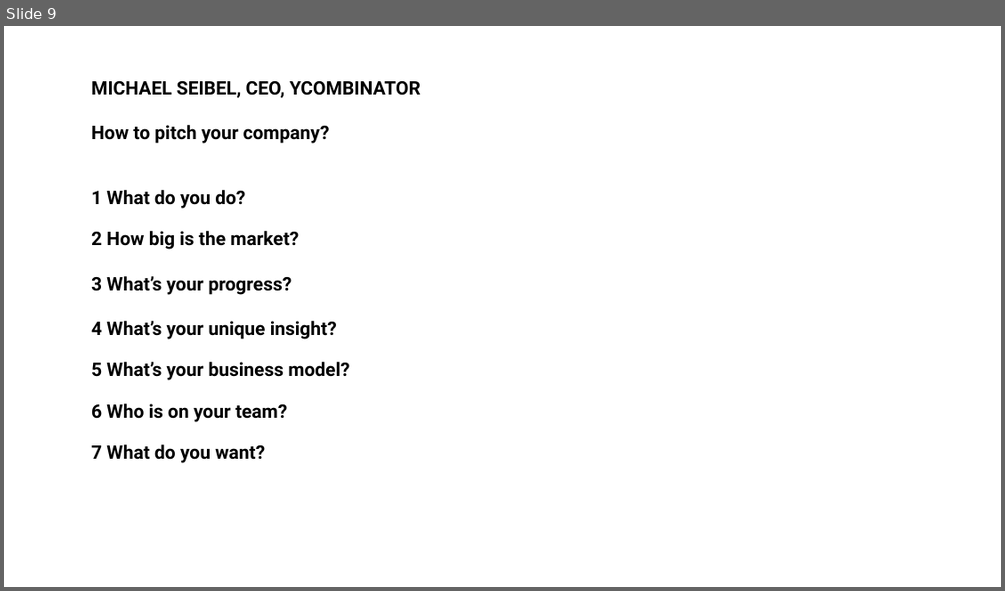
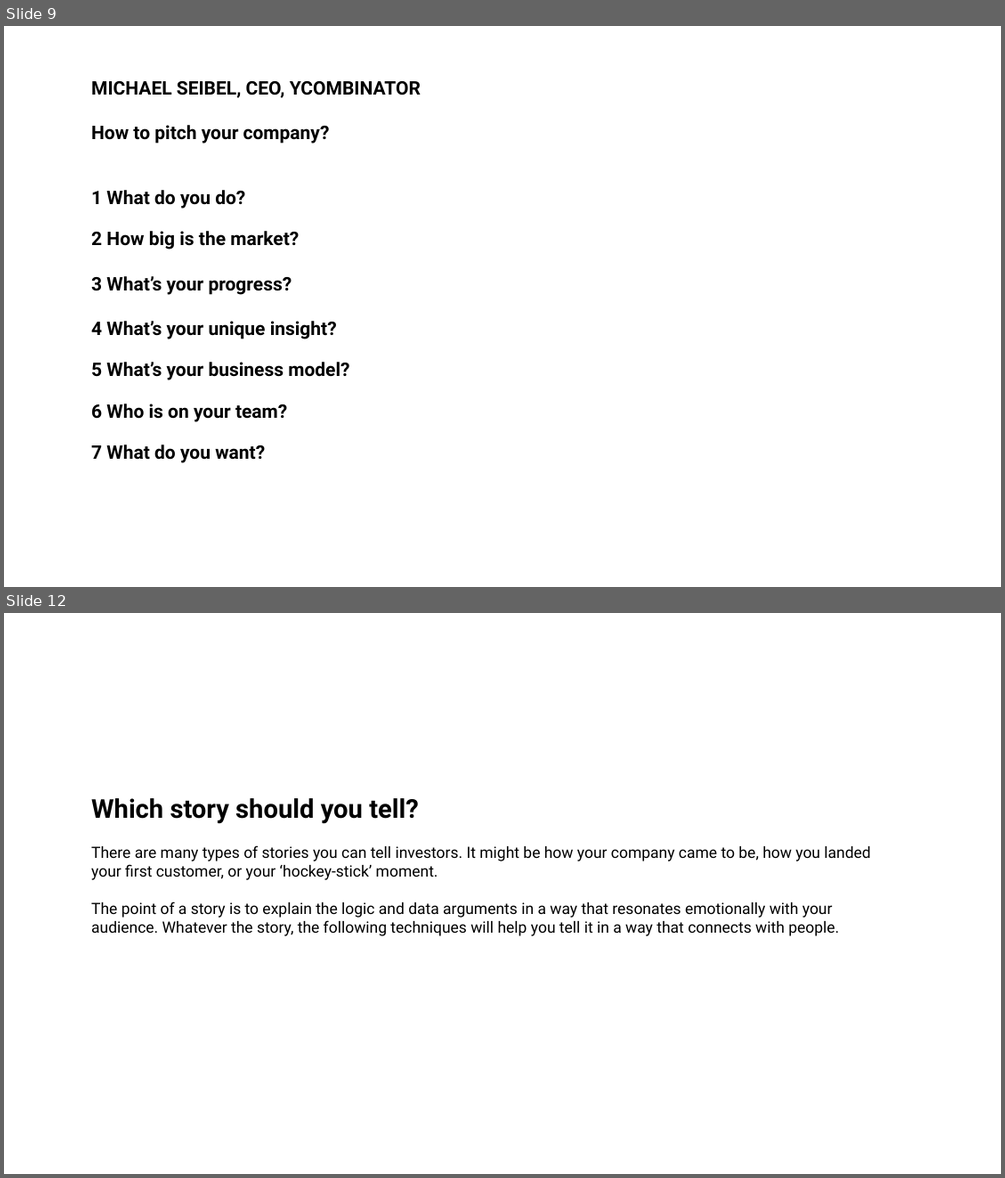
Before and after one commit to finlab-uncdf/finlab-uncdf.github.io, a slide deck: files/tools/ppt/Pitch Prep_FacilitationDeck.pptx. Shown one above the other, each under a label of ours: slide 9 before the commit, slides 9 and 12 after it; the slides between them are not shown. The pictures are 1005x591 and 1005x1178 pixels, drawn with LibreOffice and Linux fonts; fonts in the diff are those of the drawing; background and template pictures are left out. Boxes give left, top, right and bottom in pixels: in the first picture for what was removed or moved away, otherwise in the second. Text is boxed around its words. In the diff, an @@ line names an element or a change of style, - is before the commit and + after.

```diff
--- a/files/tools/ppt/Pitch Prep_FacilitationDeck.pptx
+++ b/files/tools/ppt/Pitch Prep_FacilitationDeck.pptx
@@ slide 12 added at [4, 613, 1001, 1174], background #FFFFFF @@
@@ text added at [91, 798, 870, 936], 30 pt, text #000000 @@
+Which story should you tell?
+There are many types of stories you can tell investors. It might be how your company came to be, how you landed your first customer, or your ‘hockey-stick’ moment.
+The point of a story is to explain the logic and data arguments in a way that resonates emotionally with your audience. Whatever the story, the following techniques will help you tell it in a way that connects with people.
```
Also in this commit, not shown: 6 slides changed, 5 other slides added, 1 slide removed, 2 other files.
